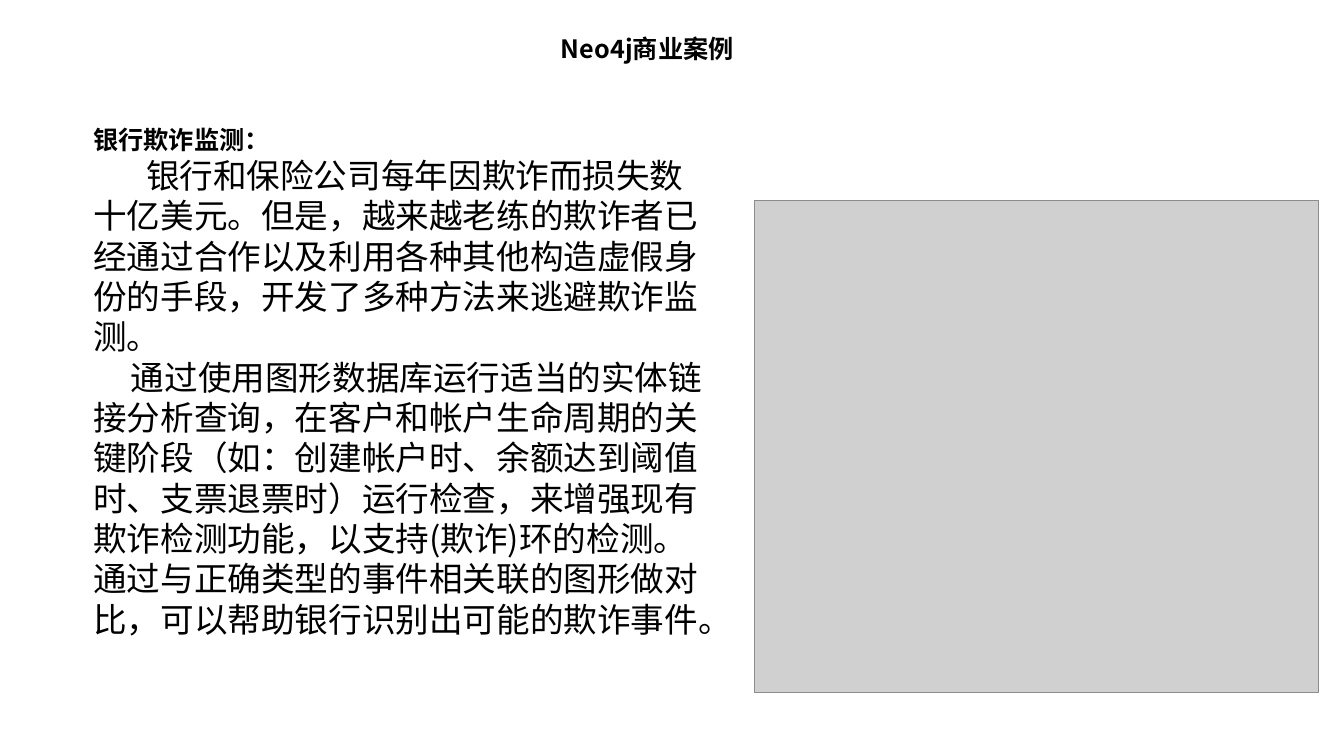
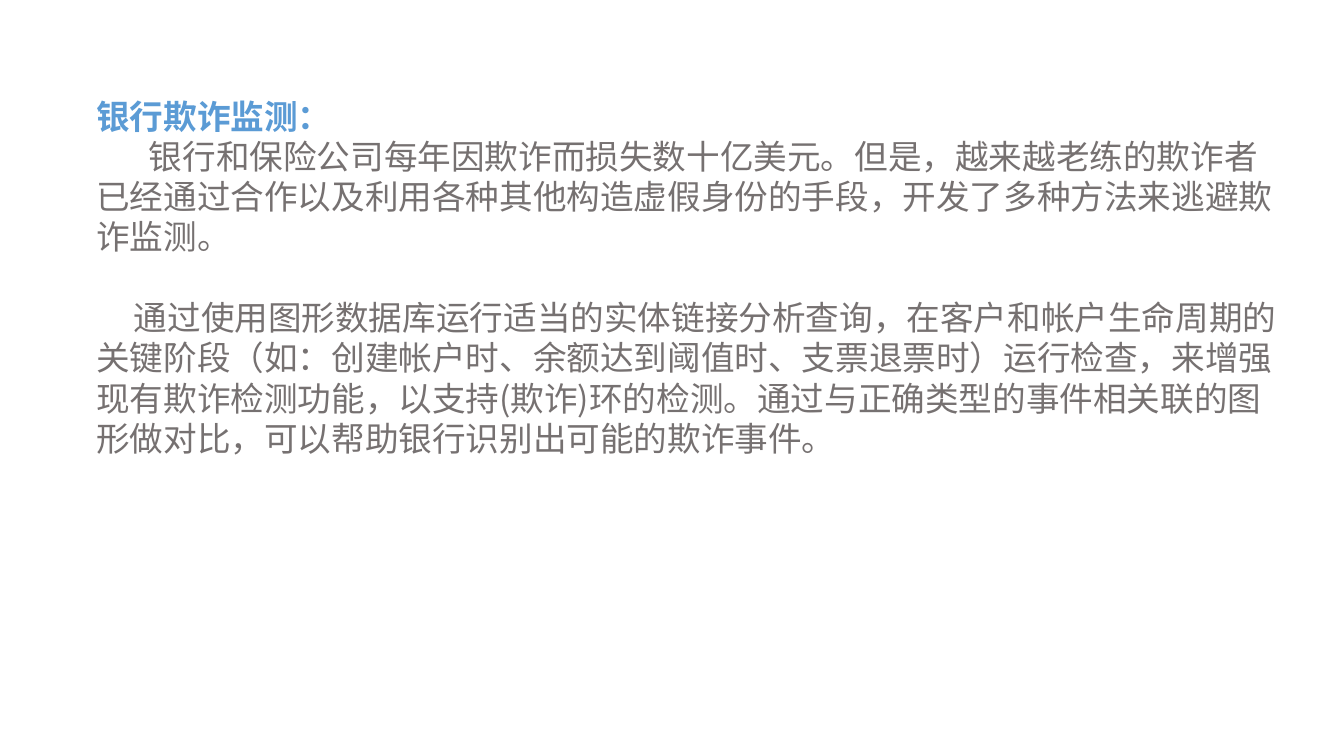
Before and after one commit to chendaye/Interview_xmind, a slide deck: slide 13 of graduate/开题报告-陈小龙.pptx (slide 12 before the commit). Drawn at 1344x756 pixels with LibreOffice and Linux fonts; fonts in the diff are those of the drawing; grey boxes stand for pictures. Boxes give left, top, right and bottom in pixels: in the first picture for what was removed or moved away, otherwise in the second. Text is boxed around its words. In the diff, an @@ line names an element or a change of style, - is before the commit and + after.

```diff
--- a/graduate/开题报告-陈小龙.pptx
+++ b/graduate/开题报告-陈小龙.pptx
@@ text removed at <box>561,36,734,64</box> @@
-Neo4j商业案例
@@ text "银行欺诈监测：": place and size @@
-text "银行欺诈监测：" at <box>93,127,731,636</box>
+text "银行欺诈监测：" at <box>96,100,1276,455</box>
@@ text "银行欺诈监测：" at <box>96,100,1276,455</box>: size 18 to 24 pt, text colour #000000 to #5B9BD5 in "银行欺诈监测："; text colour #000000 to #767171 @@
@@ picture removed at <box>754,201,1318,693</box> @@
```
Also in this commit, not shown: 11 other slides changed, 9 slides added, 5 slides removed.
